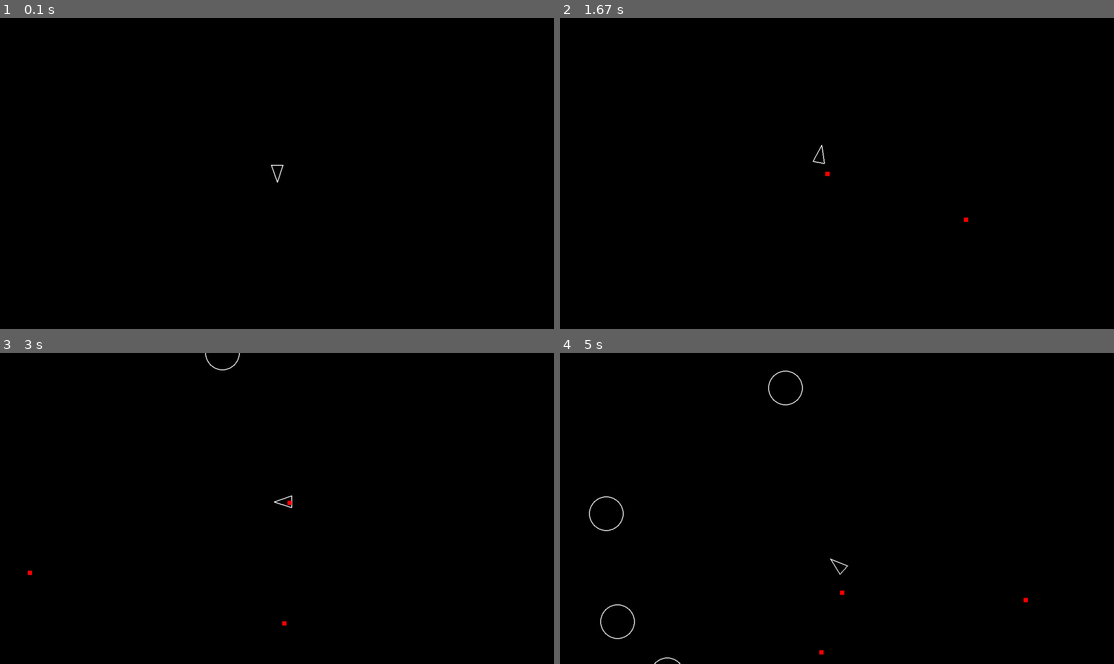
Above: before the commit, frames 1-4 (two rows, left to right).
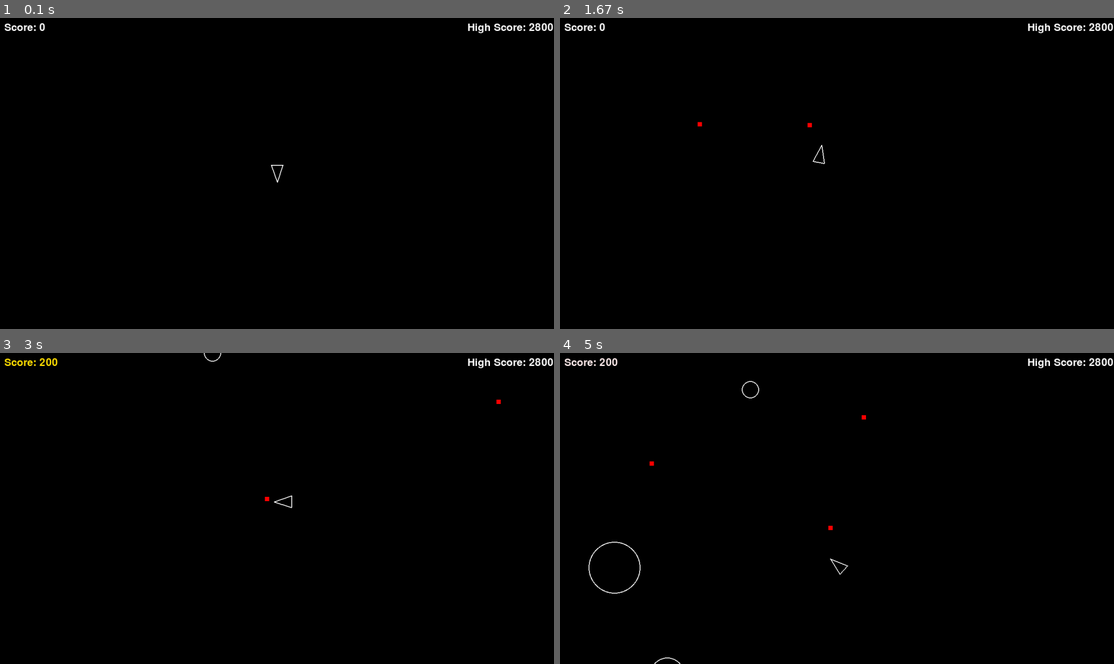
Above: after the commit, the same moments.

Repository: wesonga/Asteroids-Pygame
Game: pygame game, started from main.py
Two runs of this game, one before a commit and one after it. Both use one fixed random seed, a clock stepped at 60 frames per second and the inputs below.
Inputs:
- Up to frame 1 (0.1 s): no input
- Up to frame 2 (1.67 s): tap Space at 0.33, 0.73, 1.03, 1.23, 1.57 s; hold D 0.67-1.13 s; hold W 1.17-1.47 s; hold D from 1.5 s (still down)
- Up to frame 3 (3 s): tap Space at 1.87, 2.07, 2.37, 2.63, 2.97 s; release D at 1.97 s; hold A 2-2.53 s; hold S 2.57-2.87 s; hold A from 2.9 s (still down)
- Up to frame 4 (5 s): tap Space at 3.27, 3.4, 3.8, 4.1, 4.47, 4.87 s; release A at 3.3 s; hold W 3.33-3.7 s; hold D 3.73-4.37 s; hold S 4.4-4.77 s; hold A from 4.8 s (still down)

The runs differ from the first frame. In frame 1, 0.3% of the frame differs, in the area x 0-100%, y 1-5%; in frame 2, 0.4%; in frame 3, 0.5%; in frame 4, 0.9%, in the area x 0-100%, y 1-98%.

Commit message:
Add a scoring system

Diff:
--- /dev/null
+++ b/high_score.txt
@@ -0,0 +1 @@
+2800
--- a/main.py
+++ b/main.py
@@ -1,11 +1,29 @@
-# this allows us to use code from
-# the open-source pygame library
-# throughout this file
+import os
 import pygame
 from constants import *  # Import predefined SCREEN_WIDTH and SCREEN_HEIGHT
-from player import Player # Import Player class
-from asteroidfield import AsteroidField # Import AsteriodField class
+from player import Player  # Import Player class
+from asteroidfield import AsteroidField  # Import AsteroidField class
 from shot import Shot  # Import Shot class
+
+# Function to load the high score from a file
+def load_high_score():
+    if os.path.exists("high_score.txt"):  # Check if the file exists
+        with open("high_score.txt", "r") as file:
+            return int(file.read())  # Read and return the high score
+    return 0  # If the file doesn't exist, return 0 as default high score
+
+# Function to save the current score as the new high score if it's higher
+def save_high_score(score):
+    with open("high_score.txt", "w") as file:
+        file.write(str(score))  # Write the new high score to the file
+
+# Function to create a smooth color effect for the score
+def interpolate_color(value, max_value, start_color, end_color):
+    ratio = value / max_value
+    r = start_color[0] + (end_color[0] - start_color[0]) * ratio
+    g = start_color[1] + (end_color[1] - start_color[1]) * ratio
+    b = start_color[2] + (end_color[2] - start_color[2]) * ratio
+    return (int(r), int(g), int(b))
 
 def main():
     pygame.init()  # Initialize pygame
@@ -20,7 +38,7 @@
     # Instantiate Player in center of screen
     player = Player(SCREEN_WIDTH / 2, SCREEN_HEIGHT / 2)
 
-     # Create groups
+    # Create groups
     updatable = pygame.sprite.Group()
     drawable = pygame.sprite.Group()
     asteroids = pygame.sprite.Group()  # New group for asteroids
@@ -32,6 +50,19 @@
 
     # Create AsteroidField object and set containers
     asteroid_field = AsteroidField(updatable, drawable, asteroids)  # Pass the groups to AsteroidField
+
+    # Initialize score
+    score = 0  # Score variable
+    high_score = load_high_score()  # Load high score
+    score_flash = False  # Flag to track score flash effect
+    flash_timer = 0  # Timer for score flash duration
+
+    # Font for score display
+    font = pygame.font.Font(None, 36)  # Font for displaying the score
+
+    # Color variables
+    score_color = (255, 255, 255)  # Default white score color
+    flash_color = (255, 223, 0)  # Gold color for flash effect
 
     # Game loop
     while True:
@@ -47,7 +78,7 @@
         updatable.update(dt)
         asteroid_field.update(dt)  # Call update for AsteroidField
 
-         # Check for collisions with asteroids and shots
+        # Check for collisions with asteroids and shots
         for asteroid in asteroids:
             for shot in player.shots:
                 if shot is not None:
@@ -56,6 +87,9 @@
                         asteroid.kill()  # Destroy the asteroid
                         shot.kill()  # Destroy the shot
                         asteroid.split(updatable, drawable, asteroids)  # Split the asteroid into smaller ones
+                        score += 100  # Increment the score for destroying an asteroid
+                        score_flash = True  # Trigger score flash effect
+                        flash_timer = 0  # Reset flash timer
                         break  # Exit the loop once the asteroid and shot collide
 
             # Check for collision between player and asteroid (game over)
@@ -64,6 +98,17 @@
                 print("Game Over! You crashed into an asteroid!")
                 pygame.quit()  # Quit the game
                 return  # Exit the game loop
+
+        # Update the flash timer if flash effect is active
+        if score_flash:
+            flash_timer += dt
+            # print(f"Flash Timer: {flash_timer}")  # Debug print to track timer
+            if flash_timer > 0.5:  # After 0.5 seconds, stop flashing
+                score_flash = False
+                # print("Flash effect ended!")  # Debug print when flashing ends
+
+        # Smooth color interpolation for score
+        score_color = interpolate_color(score, high_score + 100, (255, 255, 255), (255, 0, 0))  # From white to red
 
         # Fill screen with black
         screen.fill((0, 0, 0))
@@ -77,8 +122,21 @@
             shot.update(dt)  # Update shot position
             shot.draw(screen)  # Draw the shot
 
+        # Render the score text and display it
+        score_text = font.render(f"Score: {score}", True, flash_color if score_flash else score_color)  # Flash effect if triggered
+        screen.blit(score_text, (10, 10))  # Display the score at the top-left corner
+
+        # Render the high score text
+        high_score_text = font.render(f"High Score: {high_score}", True, (255, 255, 255))
+        screen.blit(high_score_text, (SCREEN_WIDTH - 200, 10))  # Display at the top-right corner
+
         # Update display
         pygame.display.flip()
+
+        # Update the high score if needed
+        if score > high_score:
+            high_score = score
+            save_high_score(high_score)  # Save the new high score
 
         # Limit FPS to 60 and calculate delta time
         dt = clock.tick(60) / 1000  # dt will be used later for smooth movement
--- a/player.py
+++ b/player.py
@@ -13,12 +13,18 @@
     def shoot(self):
         # Only shoot if the cooldown is over (shoot_timer is 0)
         if self.shoot_timer <= 0:
-            # Create a new shot at the player's position
-            shot = Shot(self.position.x, self.position.y)
-            # Calculate shot velocity based on player angle and PLAYER_SHOOT_SPEED
-            shot.velocity = pygame.Vector2(0, -1).rotate(self.rotation) * PLAYER_SHOOT_SPEED
+            # Calculate the tip of the triangle (the front)
+            forward = pygame.Vector2(0, 1).rotate(self.rotation)  # Front vector (tip direction)
+            shoot_position = self.position + forward * self.radius  # The bullet will come from the tip of the triangle
+
+            # Create a new shot at the tip of the player
+            shot = Shot(shoot_position.x, shoot_position.y)
+
+            # Calculate shot velocity based on player angle (rotate in the direction player is facing)
+            shot.velocity = pygame.Vector2(0, 1).rotate(self.rotation) * PLAYER_SHOOT_SPEED  # Shoot in the forward direction
             self.shots.add(shot)  # Add the shot to the shots group
             self.shoot_timer = PLAYER_SHOOT_COOLDOWN  # Reset the shoot timer after shooting
+
 
     # Move the player based on delta time (dt)
     def move(self, dt):
